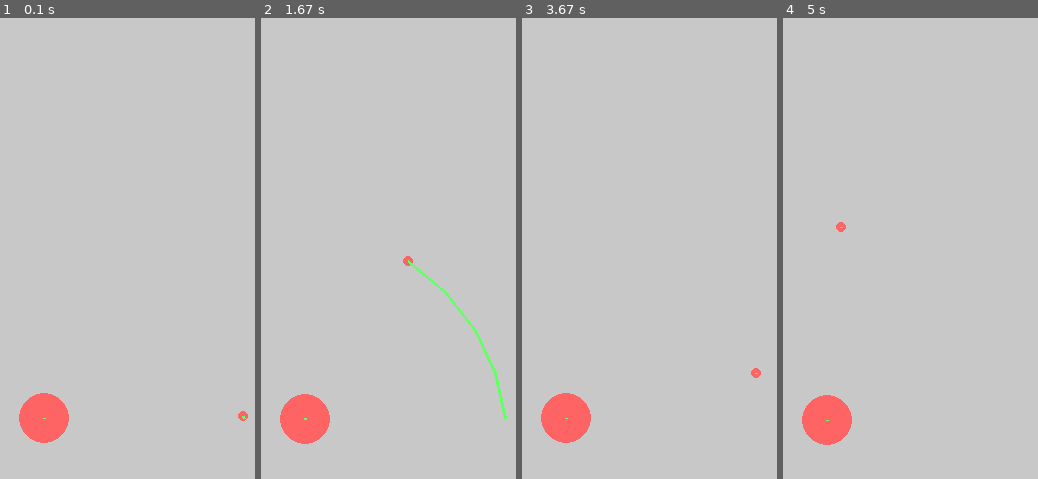
Above: before the commit, frames 1-4 (left to right).
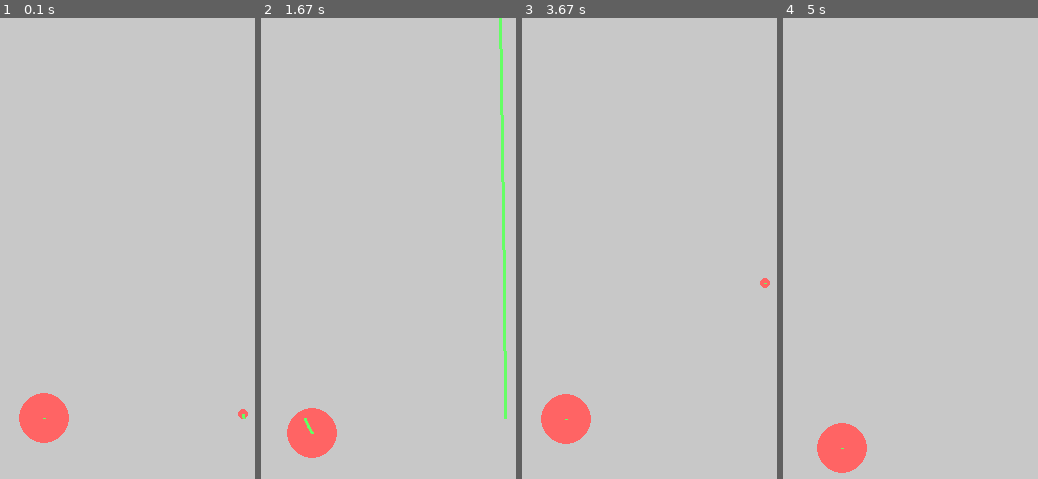
Above: after the commit, the same moments.

Repository: zolars1966/3-Body-problem
Game: pygame game, started from Sputnik.py
The game is run twice, just before and just after one commit, with the same random seed, the same clock (stepped at 60 frames per second) and the same inputs.
Inputs:
- Up to frame 1 (0.1 s): no input
- Up to frame 2 (1.67 s): type "1 (at the terminal prompt)" at 0.33 s; hold D 0.33-0.8 s; hold S 1.33-1.63 s
- Up to frame 3 (3.67 s): type "1 (at the terminal prompt)" at 1.67 s; hold D 1.67-2.3 s; tap C at 1.82, 3.38 s; hold S 2.33-2.7 s; type "1 (at the terminal prompt)" at 2.73 s; hold D 2.73-3.2 s; type "1 (at the terminal prompt)" at 3.23 s; hold D from 3.23 s (still down)
- Up to frame 4 (5 s): release D at 3.7 s; hold S 3.73-4.03 s; type "1 (at the terminal prompt)" at 4.07 s; hold D 4.07-4.7 s; hold S from 4.73 s (still down); tap C at 4.88 s

The runs differ from the first frame. In frame 1, less than 0.1% of the frame differs, in the area x 93-98%, y 84-88%; in frame 2, 2.8%, in the area x 7-97%, y 0-96%; in frame 3, 0.2%; in frame 4, 2.5%.

Commit message:
Update Sputnik.py

Diff:
--- a/Sputnik.py
+++ b/Sputnik.py
@@ -52,23 +52,23 @@
 
 def update_state(obj1, obj2):
     # acceleration
-    obj2.a[0] = obj1.mass * obj2.mass * obj2.pos[0] / -length_S(obj1.pos, obj2.pos)
-    obj2.a[1] = obj1.mass * obj2.mass * obj2.pos[1] / -length_S(obj1.pos, obj2.pos)
+    obj2.a[0] = obj1.mass * obj2.mass * -(obj2.pos[0] - obj1.pos[0]) / pow(length_S(obj1.pos, obj2.pos), 1.5)
+    obj2.a[1] = obj1.mass * obj2.mass * -(obj2.pos[1] - obj1.pos[1]) / pow(length_S(obj1.pos, obj2.pos), 1.5)
 
-    obj1.a[0] = obj1.mass * obj2.mass * obj1.pos[0] / -length_S(obj1.pos, obj2.pos)
-    obj1.a[1] = obj1.mass * obj2.mass * obj1.pos[1] / -length_S(obj1.pos, obj2.pos)
+    obj1.a[0] = obj1.mass * obj2.mass * -(obj1.pos[0] - obj2.pos[0]) / pow(length_S(obj1.pos, obj2.pos), 1.5)
+    obj1.a[1] = obj1.mass * obj2.mass * -(obj1.pos[1] - obj2.pos[1]) / pow(length_S(obj1.pos, obj2.pos), 1.5)
 
     # sputnik
     obj2.vel[0] += obj2.a[0] * DELTA_TIME
     obj2.vel[1] += obj2.a[1] * DELTA_TIME
-    obj2.pos[0] += obj2.vel[0] * DELTA_TIME
-    obj2.pos[1] += obj2.vel[1] * DELTA_TIME
+    obj2.pos[0] += obj2.vel[0] / obj2.mass * DELTA_TIME
+    obj2.pos[1] += obj2.vel[1] / obj2.mass * DELTA_TIME
 
     # planet
     obj1.vel[0] += obj1.a[0] * DELTA_TIME
     obj1.vel[1] += obj1.a[1] * DELTA_TIME
-    obj1.pos[0] += obj1.vel[0] * DELTA_TIME
-    obj1.pos[1] += obj1.vel[1] * DELTA_TIME
+    obj1.pos[0] += obj1.vel[0] / obj1.mass * DELTA_TIME
+    obj1.pos[1] += obj1.vel[1] / obj1.mass * DELTA_TIME
 
 
 if __name__ == "__main__":
@@ -77,8 +77,8 @@
     clock = pg.time.Clock()
 
     # creating the game logic / environment sample
-    planet = Object(mass=5, vel=[0., -0.025], pos=[0, 0])
-    sputnik = Object(mass=1, vel=[0, 2.25], pos=[10, 0])
+    planet = Object(mass=250, vel=[0.025, -5], pos=[0, 0])
+    sputnik = Object(mass=1, vel=[0, 5], pos=[10, 0])
 
     upd_ticks = pg.time.get_ticks()
     speedup = False
@@ -107,8 +107,8 @@
                     if event.key == pg.K_d:
                         DELTA_TIME = float(input("Write new time period: "))
 
-                    planet = Object(mass=5, vel=[0., -0.025], pos=[0, 0])
-                    sputnik = Object(mass=1, vel=[0, 2.25], pos=[10, 0])
+                    planet = Object(mass=5, vel=[0., -0.25], pos=[0, 0])
+                    sputnik = Object(mass=1, vel=[0, 6.75], pos=[10, 0])
 
                     trajectory_s = [transform_coords(sputnik.pos), transform_coords(sputnik.pos)]
                     trajectory_p = [transform_coords(planet.pos), transform_coords(planet.pos)]
@@ -116,12 +116,11 @@
         # game Assets/UI/elements drawing
         pg.draw.circle(screen, (255, 100, 100), transform_coords(planet.pos), 25)
         pg.draw.circle(screen, (255, 100, 100), transform_coords(sputnik.pos), 5)
-        # trajectories
         pg.draw.lines(screen, (100, 255, 100), False, trajectory_p, 3)
         pg.draw.lines(screen, (100, 255, 100), False, trajectory_s, 3)
 
         # game environment updating (with vertical synchronization)
-        if 0 <= pg.time.get_ticks() - upd_ticks - (DELTA_TIME * (speedup and 100 or 1000)):
+        if 0 <= pg.time.get_ticks() - upd_ticks - (DELTA_TIME * (0 if speedup else 1000)):
             upd_ticks = pg.time.get_ticks()
 
             # calling for game environment to update
